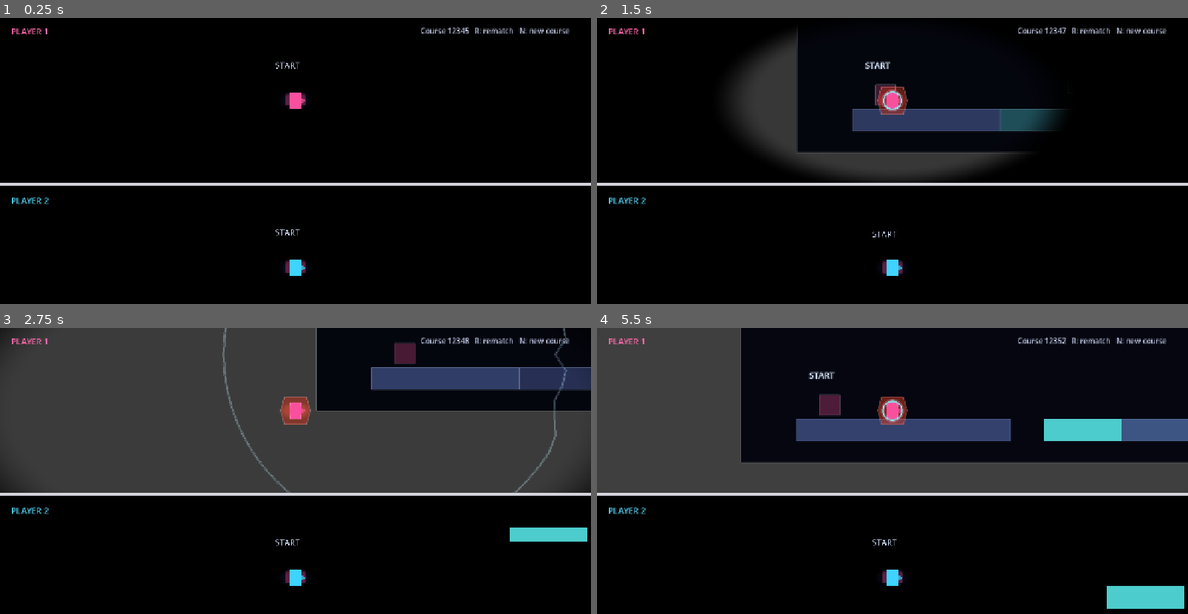
Above: before the commit, frames 1-4 (two rows, left to right).
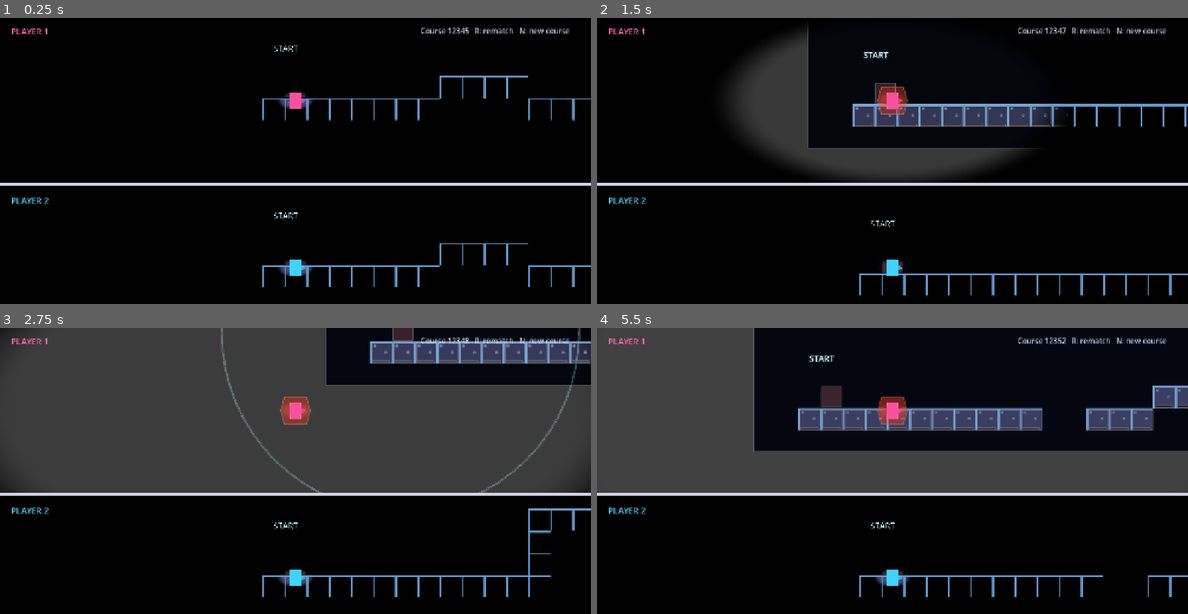
Above: after the commit, the same moments.

Repository: ketr4x/Haven
Game: Godot game, scene res://scenes/game/race.tscn
The game is run twice, just before and just after one commit, with the same random seed, the same clock (stepped at 60 frames per second) and the same inputs.
Inputs:
- Up to frame 1 (0.25 s): no input
- Up to frame 2 (1.5 s): tap Enter at 0.5 s; hold N (new_seed) 0.53-1.28 s; hold D (p1_right) from 0.53 s (still down); tap W (p1_jump) at 0.77 s; tap N (new_seed) at 1.35 s
- Up to frame 3 (2.75 s): tap W (p1_jump) at 1.52 s; release D (p1_right) at 2.03 s; hold A (p1_left) from 2.03 s (still down); hold N (new_seed) from 2.03 s (still down); tap S (p1_shout) at 2.1 s
- Up to frame 4 (5.5 s): release A (p1_left) at 2.78 s; release N (new_seed) at 2.78 s; hold D (p1_right) 2.78-4.28 s; tap N (new_seed) at 2.85, 4.55 s; tap W (p1_jump) at 3.02, 3.77, 4.52 s; hold N (new_seed) 3.53-4.28 s; tap R (restart) at 4.15 s; hold A (p1_left) 4.28-5.03 s; tap S (p1_shout) at 4.35 s; hold D (p1_right) from 5.03 s (still down); hold N (new_seed) from 5.03 s (still down)

The runs differ from the first frame. In frame 1, 1.8% of the frame differs, in the area x 44-100%, y 9-95%; in frame 2, 4.6%; in frame 3, 12%; in frame 4, 13%, in the area x 24-100%, y 0-99%.

Commit message:
Convert course chunks to tilemaps

Diff:
--- /dev/null
+++ b/assets/art/terrain_tile.svg
@@ -0,0 +1,7 @@
+<svg width="48" height="48" viewBox="0 0 48 48" xmlns="http://www.w3.org/2000/svg" shape-rendering="crispEdges">
+  <rect width="48" height="48" fill="#464a73"/>
+  <path d="M0 0H48V4H4V48H0Z" fill="#6699cc"/>
+  <path d="M5 43H43V47H5Z" fill="#33291f"/>
+  <rect x="8" y="8" width="4" height="4" fill="#597080"/>
+  <rect x="32" y="22" width="4" height="4" fill="#597080"/>
+</svg>
--- /dev/null
+++ b/resources/tiles/terrain_tileset.tres
@@ -0,0 +1,15 @@
+[gd_resource type="TileSet" load_steps=3 format=3]
+
+[ext_resource type="Texture2D" path="res://assets/art/terrain_tile.svg" id="1_terrain_texture"]
+
+[sub_resource type="TileSetAtlasSource" id="TileSetAtlasSource_terrain"]
+texture = ExtResource("1_terrain_texture")
+texture_region_size = Vector2i(48, 48)
+0:0/0 = 0
+0:0/0/physics_layer_0/polygon_0/points = PackedVector2Array(0, 0, 48, 0, 48, 48, 0, 48)
+
+[resource]
+tile_size = Vector2i(48, 48)
+physics_layer_0/collision_layer = 1
+physics_layer_0/collision_mask = 0
+sources/0 = SubResource("TileSetAtlasSource_terrain")
--- a/scenes/levels/chunks/chunk_bounce_reward.tscn
+++ b/scenes/levels/chunks/chunk_bounce_reward.tscn
@@ -1,35 +1,22 @@
-[gd_scene load_steps=4 format=3]
+[gd_scene load_steps=3 format=3]
 
-[ext_resource type="Script" path="res://scripts/generator/course_chunk.gd" id="1"]
-[sub_resource type="RectangleShape2D" id="2"]
-size = Vector2(384, 48)
-[sub_resource type="RectangleShape2D" id="3"]
-size = Vector2(16, 96)
+[ext_resource type="Script" path="res://scripts/generator/course_chunk.gd" id="1_chunk"]
+[ext_resource type="TileSet" path="res://resources/tiles/terrain_tileset.tres" id="2_tiles"]
 
 [node name="ChunkBounceReward" type="Node2D"]
-script = ExtResource("1")
+script = ExtResource("1_chunk")
 chunk_id = &"bounce_reward"
 difficulty = 2
 min_width = 384.0
 max_width = 384.0
 requires_shout = true
-has_safe_landing = true
+terrain_cells = Array[Vector2i]([Vector2i(0, 0), Vector2i(1, 0), Vector2i(2, 0), Vector2i(3, 0), Vector2i(4, 0), Vector2i(5, 0), Vector2i(6, 0), Vector2i(7, 0), Vector2i(5, -2), Vector2i(5, -3)])
+
 [node name="EntryMarker" type="Marker2D" parent="."]
+
 [node name="ExitMarker" type="Marker2D" parent="."]
-position = Vector2(384,0)
-[node name="Floor" type="StaticBody2D" parent="."]
-position = Vector2(192,0)
-collision_layer = 1
-[node name="CollisionShape2D" type="CollisionShape2D" parent="Floor"]
-shape = SubResource("2")
-[node name="Visual" type="Polygon2D" parent="Floor"]
-polygon = PackedVector2Array(-192,-24,192,-24,192,24,-192,24)
-color = Color(0.2,0.25,0.43,1)
-[node name="Reflector" type="StaticBody2D" parent="."]
-position = Vector2(240,-96)
-collision_layer = 1
-[node name="CollisionShape2D" type="CollisionShape2D" parent="Reflector"]
-shape = SubResource("3")
-[node name="Visual" type="Polygon2D" parent="Reflector"]
-polygon = PackedVector2Array(-8,-48,8,-48,8,48,-8,48)
-color = Color(0.25,0.9,1,0.8)
+position = Vector2(384, 0)
+
+[node name="Terrain" type="TileMapLayer" parent="."]
+position = Vector2(-24, -24)
+tile_set = ExtResource("2_tiles")
--- a/scenes/levels/chunks/chunk_bridge.tscn
+++ b/scenes/levels/chunks/chunk_bridge.tscn
@@ -1,32 +1,26 @@
 [gd_scene load_steps=3 format=3]
 
 [ext_resource type="Script" path="res://scripts/generator/course_chunk.gd" id="1_chunk"]
-
-[sub_resource type="RectangleShape2D" id="RectangleShape2D_floor"]
-size = Vector2(320, 48)
+[ext_resource type="TileSet" path="res://resources/tiles/terrain_tileset.tres" id="2_tiles"]
 
 [node name="ChunkBridge" type="Node2D"]
 script = ExtResource("1_chunk")
 chunk_id = &"bridge"
+difficulty = 1
+min_width = 384.0
+max_width = 384.0
+terrain_cells = Array[Vector2i]([Vector2i(0, 0), Vector2i(1, 0), Vector2i(2, 0), Vector2i(3, 0), Vector2i(4, 0), Vector2i(5, 0), Vector2i(6, 0), Vector2i(7, 0)])
 
 [node name="EntryMarker" type="Marker2D" parent="."]
 
 [node name="ExitMarker" type="Marker2D" parent="."]
-position = Vector2(320, 0)
+position = Vector2(384, 0)
 
-[node name="Floor" type="StaticBody2D" parent="."]
-position = Vector2(160, 0)
-collision_layer = 1
-collision_mask = 0
-
-[node name="CollisionShape2D" type="CollisionShape2D" parent="Floor"]
-shape = SubResource("RectangleShape2D_floor")
-
-[node name="Visual" type="Polygon2D" parent="Floor"]
-polygon = PackedVector2Array(-160, -24, 160, -24, 160, 24, -160, 24)
-color = Color(0.17, 0.43, 0.49, 1)
+[node name="Terrain" type="TileMapLayer" parent="."]
+position = Vector2(-24, -24)
+tile_set = ExtResource("2_tiles")
 
 [node name="Beacon" type="Polygon2D" parent="."]
-position = Vector2(160, -58)
-polygon = PackedVector2Array(-12, -38, 12, -38, 12, 0, -12, 0)
-color = Color(0.3, 0.8, 0.8, 0.45)
+position = Vector2(192, -48)
+polygon = PackedVector2Array(-12, -48, 12, -48, 12, 0, -12, 0)
+color = Color(0.509804, 0.709804, 0.85098, 0.45)
--- a/scenes/levels/chunks/chunk_finish.tscn
+++ b/scenes/levels/chunks/chunk_finish.tscn
@@ -1,38 +1,35 @@
 [gd_scene load_steps=3 format=3]
 
 [ext_resource type="Script" path="res://scripts/generator/course_chunk.gd" id="1_chunk"]
-
-[sub_resource type="RectangleShape2D" id="RectangleShape2D_floor"]
-size = Vector2(320, 48)
+[ext_resource type="TileSet" path="res://resources/tiles/terrain_tileset.tres" id="2_tiles"]
 
 [node name="ChunkFinish" type="Node2D"]
 script = ExtResource("1_chunk")
 chunk_id = &"finish"
+difficulty = 1
+min_width = 384.0
+max_width = 384.0
+terrain_cells = Array[Vector2i]([Vector2i(0, 0), Vector2i(1, 0), Vector2i(2, 0), Vector2i(3, 0), Vector2i(4, 0), Vector2i(5, 0), Vector2i(6, 0), Vector2i(7, 0)])
 
 [node name="EntryMarker" type="Marker2D" parent="."]
 
 [node name="ExitMarker" type="Marker2D" parent="."]
-position = Vector2(320, 0)
+position = Vector2(384, 0)
 
-[node name="Floor" type="StaticBody2D" parent="."]
-position = Vector2(160, 0)
-collision_layer = 1
-collision_mask = 0
+[node name="FinishMarker" type="Marker2D" parent="."]
+position = Vector2(288, -96)
 
-[node name="CollisionShape2D" type="CollisionShape2D" parent="Floor"]
-shape = SubResource("RectangleShape2D_floor")
-
-[node name="Visual" type="Polygon2D" parent="Floor"]
-polygon = PackedVector2Array(-160, -24, 160, -24, 160, 24, -160, 24)
-color = Color(0.8, 0.5, 0.18, 1)
+[node name="Terrain" type="TileMapLayer" parent="."]
+position = Vector2(-24, -24)
+tile_set = ExtResource("2_tiles")
 
 [node name="FinishGate" type="Polygon2D" parent="."]
-position = Vector2(220, -80)
-polygon = PackedVector2Array(-8, -80, 8, -80, 8, 0, 38, 0, 38, -80, 54, -80, 54, 18, -24, 18, -24, -80)
-color = Color(1, 0.74, 0.25, 0.8)
+position = Vector2(288, -96)
+polygon = PackedVector2Array(-8, -96, 8, -96, 8, 0, 40, 0, 40, -96, 56, -96, 56, 24, -24, 24, -24, -96)
+color = Color(0.901961, 0.8, 0.631373, 0.8)
 
 [node name="Label" type="Label" parent="."]
-position = Vector2(148, -166)
-theme_override_colors/font_color = Color(1, 0.8, 0.4, 1)
+position = Vector2(216, -192)
+theme_override_colors/font_color = Color(0.901961, 0.8, 0.631373, 1)
 theme_override_font_sizes/font_size = 20
 text = "FINISH"
--- a/scenes/levels/chunks/chunk_flat.tscn
+++ b/scenes/levels/chunks/chunk_flat.tscn
@@ -1,27 +1,21 @@
 [gd_scene load_steps=3 format=3]
 
 [ext_resource type="Script" path="res://scripts/generator/course_chunk.gd" id="1_chunk"]
-
-[sub_resource type="RectangleShape2D" id="RectangleShape2D_floor"]
-size = Vector2(320, 48)
+[ext_resource type="TileSet" path="res://resources/tiles/terrain_tileset.tres" id="2_tiles"]
 
 [node name="ChunkFlat" type="Node2D"]
 script = ExtResource("1_chunk")
 chunk_id = &"flat"
+difficulty = 1
+min_width = 384.0
+max_width = 384.0
+terrain_cells = Array[Vector2i]([Vector2i(0, 0), Vector2i(1, 0), Vector2i(2, 0), Vector2i(3, 0), Vector2i(4, 0), Vector2i(5, 0), Vector2i(6, 0), Vector2i(7, 0)])
 
 [node name="EntryMarker" type="Marker2D" parent="."]
 
 [node name="ExitMarker" type="Marker2D" parent="."]
-position = Vector2(320, 0)
+position = Vector2(384, 0)
 
-[node name="Floor" type="StaticBody2D" parent="."]
-position = Vector2(160, 0)
-collision_layer = 1
-collision_mask = 0
-
-[node name="CollisionShape2D" type="CollisionShape2D" parent="Floor"]
-shape = SubResource("RectangleShape2D_floor")
-
-[node name="Visual" type="Polygon2D" parent="Floor"]
-polygon = PackedVector2Array(-160, -24, 160, -24, 160, 24, -160, 24)
-color = Color(0.2, 0.25, 0.43, 1)
+[node name="Terrain" type="TileMapLayer" parent="."]
+position = Vector2(-24, -24)
+tile_set = ExtResource("2_tiles")
--- a/scenes/levels/chunks/chunk_gap.tscn
+++ b/scenes/levels/chunks/chunk_gap.tscn
@@ -1,34 +1,21 @@
-[gd_scene load_steps=4 format=3]
+[gd_scene load_steps=3 format=3]
 
-[ext_resource type="Script" path="res://scripts/generator/course_chunk.gd" id="1"]
-[sub_resource type="RectangleShape2D" id="2"]
-size = Vector2(144, 48)
-[sub_resource type="RectangleShape2D" id="3"]
-size = Vector2(168, 48)
+[ext_resource type="Script" path="res://scripts/generator/course_chunk.gd" id="1_chunk"]
+[ext_resource type="TileSet" path="res://resources/tiles/terrain_tileset.tres" id="2_tiles"]
 
 [node name="ChunkGap" type="Node2D"]
-script = ExtResource("1")
+script = ExtResource("1_chunk")
 chunk_id = &"gap"
 difficulty = 1
 min_width = 384.0
 max_width = 384.0
-has_safe_landing = true
+terrain_cells = Array[Vector2i]([Vector2i(0, 0), Vector2i(1, 0), Vector2i(2, 0), Vector2i(5, 0), Vector2i(6, 0), Vector2i(7, 0)])
+
 [node name="EntryMarker" type="Marker2D" parent="."]
+
 [node name="ExitMarker" type="Marker2D" parent="."]
 position = Vector2(384, 0)
-[node name="LaunchFloor" type="StaticBody2D" parent="."]
-position = Vector2(72, 0)
-collision_layer = 1
-[node name="CollisionShape2D" type="CollisionShape2D" parent="LaunchFloor"]
-shape = SubResource("2")
-[node name="Visual" type="Polygon2D" parent="LaunchFloor"]
-polygon = PackedVector2Array(-72,-24,72,-24,72,24,-72,24)
-color = Color(0.25,0.31,0.52,1)
-[node name="LandingFloor" type="StaticBody2D" parent="."]
-position = Vector2(300, 0)
-collision_layer = 1
-[node name="CollisionShape2D" type="CollisionShape2D" parent="LandingFloor"]
-shape = SubResource("3")
-[node name="Visual" type="Polygon2D" parent="LandingFloor"]
-polygon = PackedVector2Array(-84,-24,84,-24,84,24,-84,24)
-color = Color(0.3,0.8,0.8,1)
+
+[node name="Terrain" type="TileMapLayer" parent="."]
+position = Vector2(-24, -24)
+tile_set = ExtResource("2_tiles")
--- a/scenes/levels/chunks/chunk_start.tscn
+++ b/scenes/levels/chunks/chunk_start.tscn
@@ -1,41 +1,35 @@
 [gd_scene load_steps=3 format=3]
 
 [ext_resource type="Script" path="res://scripts/generator/course_chunk.gd" id="1_chunk"]
-
-[sub_resource type="RectangleShape2D" id="RectangleShape2D_floor"]
-size = Vector2(320, 48)
+[ext_resource type="TileSet" path="res://resources/tiles/terrain_tileset.tres" id="2_tiles"]
 
 [node name="ChunkStart" type="Node2D"]
 script = ExtResource("1_chunk")
 chunk_id = &"start"
+difficulty = 1
+min_width = 384.0
+max_width = 384.0
+terrain_cells = Array[Vector2i]([Vector2i(0, 0), Vector2i(1, 0), Vector2i(2, 0), Vector2i(3, 0), Vector2i(4, 0), Vector2i(5, 0), Vector2i(6, 0), Vector2i(7, 0)])
 
 [node name="EntryMarker" type="Marker2D" parent="."]
 
 [node name="ExitMarker" type="Marker2D" parent="."]
-position = Vector2(320, 0)
+position = Vector2(384, 0)
 
 [node name="PlayerSpawn" type="Marker2D" parent="."]
-position = Vector2(72, -58)
+position = Vector2(48, -48)
 
-[node name="Floor" type="StaticBody2D" parent="."]
-position = Vector2(160, 0)
-collision_layer = 1
-collision_mask = 0
-
-[node name="CollisionShape2D" type="CollisionShape2D" parent="Floor"]
-shape = SubResource("RectangleShape2D_floor")
-
-[node name="Visual" type="Polygon2D" parent="Floor"]
-polygon = PackedVector2Array(-160, -24, 160, -24, 160, 24, -160, 24)
-color = Color(0.25, 0.31, 0.52, 1)
+[node name="Terrain" type="TileMapLayer" parent="."]
+position = Vector2(-24, -24)
+tile_set = ExtResource("2_tiles")
 
 [node name="StartGlow" type="Polygon2D" parent="."]
-position = Vector2(72, -54)
+position = Vector2(48, -48)
 polygon = PackedVector2Array(-22, -22, 22, -22, 22, 22, -22, 22)
-color = Color(1, 0.32, 0.62, 0.35)
+color = Color(0.74902, 0.411765, 0.47451, 0.35)
 
 [node name="Label" type="Label" parent="."]
-position = Vector2(28, -132)
-theme_override_colors/font_color = Color(0.85, 0.9, 1, 1)
+position = Vector2(0, -144)
+theme_override_colors/font_color = Color(0.760784, 0.94902, 0.94902, 1)
 theme_override_font_sizes/font_size = 18
 text = "START"
--- a/scenes/levels/chunks/chunk_step_down.tscn
+++ b/scenes/levels/chunks/chunk_step_down.tscn
@@ -1,42 +1,21 @@
-[gd_scene load_steps=4 format=3]
+[gd_scene load_steps=3 format=3]
 
 [ext_resource type="Script" path="res://scripts/generator/course_chunk.gd" id="1_chunk"]
-
-[sub_resource type="RectangleShape2D" id="RectangleShape2D_high_floor"]
-size = Vector2(160, 48)
-
-[sub_resource type="RectangleShape2D" id="RectangleShape2D_low_floor"]
-size = Vector2(160, 48)
+[ext_resource type="TileSet" path="res://resources/tiles/terrain_tileset.tres" id="2_tiles"]
 
 [node name="ChunkStepDown" type="Node2D"]
 script = ExtResource("1_chunk")
 chunk_id = &"step_down"
+difficulty = 1
+min_width = 384.0
+max_width = 384.0
+terrain_cells = Array[Vector2i]([Vector2i(0, -1), Vector2i(1, -1), Vector2i(2, -1), Vector2i(3, -1), Vector2i(4, 0), Vector2i(5, 0), Vector2i(6, 0), Vector2i(7, 0)])
 
 [node name="EntryMarker" type="Marker2D" parent="."]
 
 [node name="ExitMarker" type="Marker2D" parent="."]
-position = Vector2(320, 56)
+position = Vector2(384, 48)
 
-[node name="HighFloor" type="StaticBody2D" parent="."]
-position = Vector2(80, 0)
-collision_layer = 1
-collision_mask = 0
-
-[node name="CollisionShape2D" type="CollisionShape2D" parent="HighFloor"]
-shape = SubResource("RectangleShape2D_high_floor")
-
-[node name="Visual" type="Polygon2D" parent="HighFloor"]
-polygon = PackedVector2Array(-80, -24, 80, -24, 80, 24, -80, 24)
-color = Color(0.29, 0.4, 0.62, 1)
-
-[node name="LowFloor" type="StaticBody2D" parent="."]
-position = Vector2(240, 56)
-collision_layer = 1
-collision_mask = 0
-
-[node name="CollisionShape2D" type="CollisionShape2D" parent="LowFloor"]
-shape = SubResource("RectangleShape2D_low_floor")
-
-[node name="Visual" type="Polygon2D" parent="LowFloor"]
-polygon = PackedVector2Array(-80, -24, 80, -24, 80, 24, -80, 24)
-color = Color(0.2, 0.25, 0.43, 1)
+[node name="Terrain" type="TileMapLayer" parent="."]
+position = Vector2(-24, -24)
+tile_set = ExtResource("2_tiles")
--- a/scenes/levels/chunks/chunk_step_up.tscn
+++ b/scenes/levels/chunks/chunk_step_up.tscn
@@ -1,42 +1,21 @@
-[gd_scene load_steps=4 format=3]
+[gd_scene load_steps=3 format=3]
 
 [ext_resource type="Script" path="res://scripts/generator/course_chunk.gd" id="1_chunk"]
-
-[sub_resource type="RectangleShape2D" id="RectangleShape2D_low_floor"]
-size = Vector2(160, 48)
-
-[sub_resource type="RectangleShape2D" id="RectangleShape2D_high_floor"]
-size = Vector2(160, 48)
+[ext_resource type="TileSet" path="res://resources/tiles/terrain_tileset.tres" id="2_tiles"]
 
 [node name="ChunkStepUp" type="Node2D"]
 script = ExtResource("1_chunk")
 chunk_id = &"step_up"
+difficulty = 1
+min_width = 384.0
+max_width = 384.0
+terrain_cells = Array[Vector2i]([Vector2i(0, 0), Vector2i(1, 0), Vector2i(2, 0), Vector2i(3, 0), Vector2i(4, -1), Vector2i(5, -1), Vector2i(6, -1), Vector2i(7, -1)])
 
 [node name="EntryMarker" type="Marker2D" parent="."]
 
 [node name="ExitMarker" type="Marker2D" parent="."]
-position = Vector2(320, -56)
+position = Vector2(384, -48)
 
-[node name="LowFloor" type="StaticBody2D" parent="."]
-position = Vector2(80, 0)
-collision_layer = 1
-collision_mask = 0
-
-[node name="CollisionShape2D" type="CollisionShape2D" parent="LowFloor"]
-shape = SubResource("RectangleShape2D_low_floor")
-
-[node name="Visual" type="Polygon2D" parent="LowFloor"]
-polygon = PackedVector2Array(-80, -24, 80, -24, 80, 24, -80, 24)
-color = Color(0.2, 0.25, 0.43, 1)
-
-[node name="HighFloor" type="StaticBody2D" parent="."]
-position = Vector2(240, -56)
-collision_layer = 1
-collision_mask = 0
-
-[node name="CollisionShape2D" type="CollisionShape2D" parent="HighFloor"]
-shape = SubResource("RectangleShape2D_high_floor")
-
-[node name="Visual" type="Polygon2D" parent="HighFloor"]
-polygon = PackedVector2Array(-80, -24, 80, -24, 80, 24, -80, 24)
-color = Color(0.29, 0.4, 0.62, 1)
+[node name="Terrain" type="TileMapLayer" parent="."]
+position = Vector2(-24, -24)
+tile_set = ExtResource("2_tiles")
--- a/scenes/levels/chunks/chunk_wall_jump.tscn
+++ b/scenes/levels/chunks/chunk_wall_jump.tscn
@@ -1,45 +1,22 @@
-[gd_scene load_steps=5 format=3]
+[gd_scene load_steps=3 format=3]
 
-[ext_resource type="Script" path="res://scripts/generator/course_chunk.gd" id="1"]
-[sub_resource type="RectangleShape2D" id="2"]
-size = Vector2(216, 48)
-[sub_resource type="RectangleShape2D" id="3"]
-size = Vector2(16, 168)
-[sub_resource type="RectangleShape2D" id="4"]
-size = Vector2(168, 32)
+[ext_resource type="Script" path="res://scripts/generator/course_chunk.gd" id="1_chunk"]
+[ext_resource type="TileSet" path="res://resources/tiles/terrain_tileset.tres" id="2_tiles"]
 
 [node name="ChunkWallJump" type="Node2D"]
-script = ExtResource("1")
+script = ExtResource("1_chunk")
 chunk_id = &"wall_jump"
 difficulty = 2
 min_width = 384.0
 max_width = 384.0
 allows_wall_jump = true
-has_safe_landing = true
+terrain_cells = Array[Vector2i]([Vector2i(0, 0), Vector2i(1, 0), Vector2i(2, 0), Vector2i(3, 0), Vector2i(4, 0), Vector2i(4, -3), Vector2i(4, -2), Vector2i(4, -1), Vector2i(5, -3), Vector2i(6, -3), Vector2i(7, -3)])
+
 [node name="EntryMarker" type="Marker2D" parent="."]
+
 [node name="ExitMarker" type="Marker2D" parent="."]
-position = Vector2(384, -136)
-[node name="Floor" type="StaticBody2D" parent="."]
-position = Vector2(108,0)
-collision_layer = 1
-[node name="CollisionShape2D" type="CollisionShape2D" parent="Floor"]
-shape = SubResource("2")
-[node name="Visual" type="Polygon2D" parent="Floor"]
-polygon = PackedVector2Array(-108,-24,108,-24,108,24,-108,24)
-color = Color(0.2,0.25,0.43,1)
-[node name="Wall" type="StaticBody2D" parent="."]
-position = Vector2(184,-84)
-collision_layer = 1
-[node name="CollisionShape2D" type="CollisionShape2D" parent="Wall"]
-shape = SubResource("3")
-[node name="Visual" type="Polygon2D" parent="Wall"]
-polygon = PackedVector2Array(-8,-84,8,-84,8,84,-8,84)
-color = Color(0.29,0.4,0.62,1)
-[node name="Platform" type="StaticBody2D" parent="."]
-position = Vector2(300,-136)
-collision_layer = 1
-[node name="CollisionShape2D" type="CollisionShape2D" parent="Platform"]
-shape = SubResource("4")
-[node name="Visual" type="Polygon2D" parent="Platform"]
-polygon = PackedVector2Array(-84,-16,84,-16,84,16,-84,16)
-color = Color(0.3,0.8,0.8,1)
+position = Vector2(384, -144)
+
+[node name="Terrain" type="TileMapLayer" parent="."]
+position = Vector2(-24, -24)
+tile_set = ExtResource("2_tiles")
--- a/scripts/generator/course_chunk.gd
+++ b/scripts/generator/course_chunk.gd
@@ -1,13 +1,24 @@
+@tool
 class_name CourseChunk
 extends Node2D
 
 @export var chunk_id: StringName
 @export_range(1, 3) var difficulty: int = 1
-@export var min_width: float = 192.0
-@export var max_width: float = 640.0
+@export var min_width: float = 384.0
+@export var max_width: float = 384.0
 @export var allows_wall_jump: bool = false
 @export var requires_shout: bool = false
 @export var has_safe_landing: bool = true
+@export var grid_size: Vector2i = Vector2i(48, 48)
+@export var terrain_cells: Array[Vector2i] = []
+
+@onready var _terrain: TileMapLayer = $Terrain
+
+func _ready() -> void:
+	_terrain.clear()
+	for cell in terrain_cells:
+		_terrain.set_cell(cell, 0, Vector2i.ZERO)
+
 
 func entry_position() -> Vector2:
 	return get_node("EntryMarker").position
@@ -22,5 +33,29 @@
 	return spawn_marker.position if spawn_marker else entry_position()
 
 
+func finish_marker_position() -> Vector2:
+	var finish_marker := get_node_or_null("FinishMarker") as Marker2D
+	return finish_marker.position if finish_marker else exit_position()
+
+
 func path_width() -> float:
 	return exit_position().x - entry_position().x
+
+
+func has_valid_grid_geometry() -> bool:
+	if terrain_cells.is_empty() or grid_size.x <= 0 or grid_size.y <= 0:
+		return false
+	if not _is_grid_position(entry_position()) or not _is_grid_position(exit_position()):
+		return false
+	if not _is_grid_position(player_spawn_position()) or not _is_grid_position(finish_marker_position()):
+		return false
+	var max_cell_x := int(path_width() / grid_size.x) - 1
+	for cell in terrain_cells:
+		if cell.x < 0 or cell.x > max_cell_x or cell.y > 0:
+			return false
+	return true
+
+
+func _is_grid_position(value: Vector2) -> bool:
+	return is_equal_approx(value.x, snappedf(value.x, grid_size.x)) \
+		and is_equal_approx(value.y, snappedf(value.y, grid_size.y))
--- a/scripts/generator/course_generator.gd
+++ b/scripts/generator/course_generator.gd
@@ -39,7 +39,7 @@
 		sequence.append(String(chunk.chunk_id))
 
 	var finish := _place_chunk(finish_chunk, next_entry)
-	finish_position = finish.position + Vector2(220, 0)
+	finish_position = finish.position + finish.finish_marker_position()
 	sequence.append(String(finish.chunk_id))
 	course_signature = " > ".join(sequence)
 	course_generated.emit(seed_value, course_signature)
@@ -60,6 +60,7 @@
 	var candidate := chunk_scene.instantiate() as CourseChunk
 	var width := candidate.path_width()
 	var is_valid: bool = candidate.has_safe_landing \
+		and candidate.has_valid_grid_geometry() \
 		and width >= candidate.min_width \
 		and width <= candidate.max_width \
 		and width > 0.0 \
--- a/tests/seeded_generator_check.gd
+++ b/tests/seeded_generator_check.gd
@@ -1,6 +1,8 @@
 extends SceneTree
 
 const GENERATOR_LAB := preload("res://scenes/game/generator_lab.tscn")
+const TERRAIN_TILESET := "res://resources/tiles/terrain_tileset.tres"
+const TERRAIN_GRID_OFFSET := Vector2(-24, -24)
 
 func _initialize() -> void:
 	var lab := GENERATOR_LAB.instantiate()
@@ -16,7 +18,7 @@
 	assert(chunks.get_child_count() == 7)
 	assert((chunks.get_child(0) as CourseChunk).chunk_id == &"start")
 	assert((chunks.get_child(chunks.get_child_count() - 1) as CourseChunk).chunk_id == &"finish")
-	_assert_collision_geometry_is_visible(chunks)
+	_assert_chunk_terrain_uses_common_grid(chunks)
 
 	var signatures: Dictionary = {}
 	for seed in range(1, 31):
@@ -24,15 +26,24 @@
 		assert(chunks.get_child_count() == 7)
 		assert((chunks.get_child(0) as CourseChunk).chunk_id == &"start")
 		assert((chunks.get_child(chunks.get_child_count() - 1) as CourseChunk).chunk_id == &"finish")
-		_assert_collision_geometry_is_visible(chunks)
+		_assert_chunk_terrain_uses_common_grid(chunks)
 		signatures[generator.course_signature] = true
 
 	assert(signatures.size() > 1)
-	print("Seeded generator check passed for 30 seeds.")
+	print("Seeded tilemap generator check passed for 30 seeds.")
 	quit()
 
 
-func _assert_collision_geometry_is_visible(chunks: Node) -> void:
-	for body in chunks.find_children("*", "StaticBody2D", true, false):
-		assert(body.get_node_or_null("CollisionShape2D") is CollisionShape2D)
-		assert(body.get_node_or_null("Visual") is CanvasItem)
+func _assert_chunk_terrain_uses_common_grid(chunks: Node) -> void:
+	for chunk_node in chunks.get_children():
+		var chunk := chunk_node as CourseChunk
+		assert(chunk.has_valid_grid_geometry())
+		var terrain := chunk.get_node_or_null("Terrain") as TileMapLayer
+		assert(terrain != null)
+		assert(terrain.tile_set.resource_path == TERRAIN_TILESET)
+		assert(terrain.tile_set.tile_size == chunk.grid_size)
+		assert(terrain.position == TERRAIN_GRID_OFFSET)
+		assert(terrain.get_used_cells().size() == chunk.terrain_cells.size())
+		for cell in chunk.terrain_cells:
+			assert(terrain.get_cell_source_id(cell) == 0)
+		assert(chunk.find_children("*", "StaticBody2D", true, false).is_empty())
Not shown, changed: AGENTS.md
